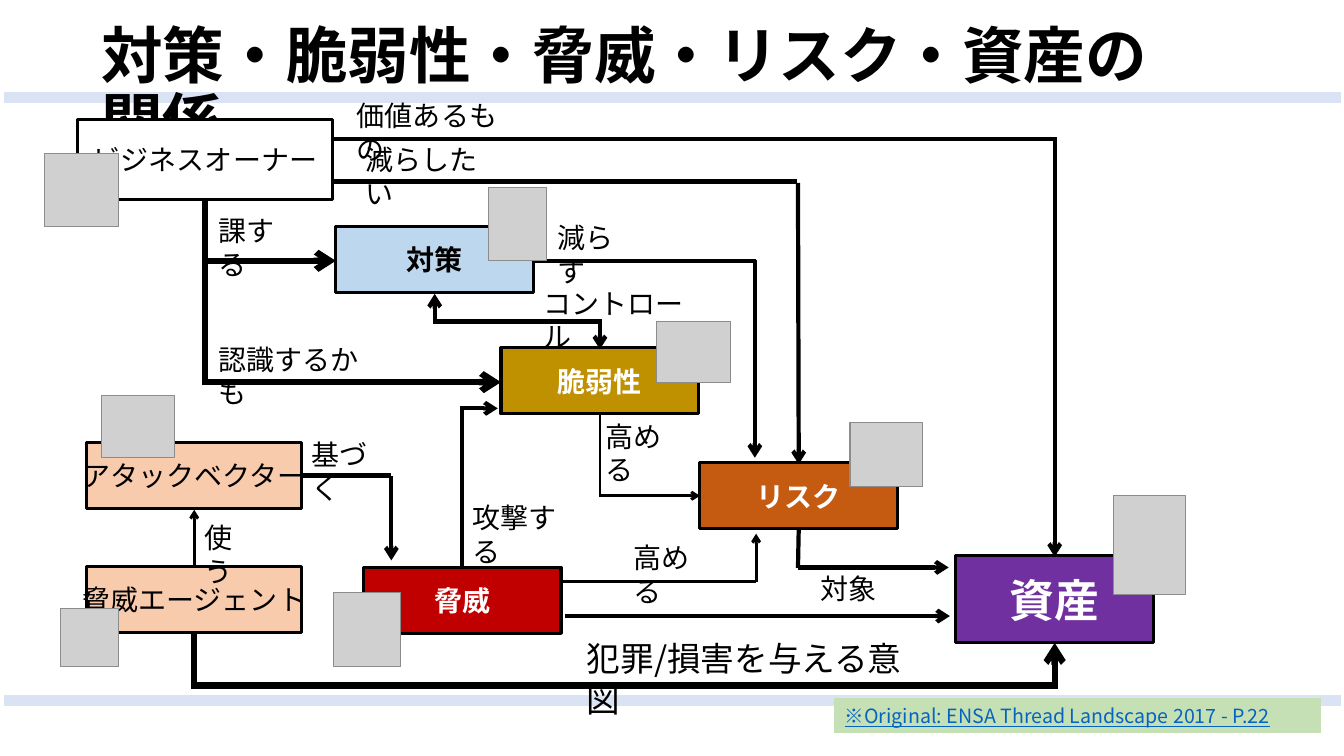
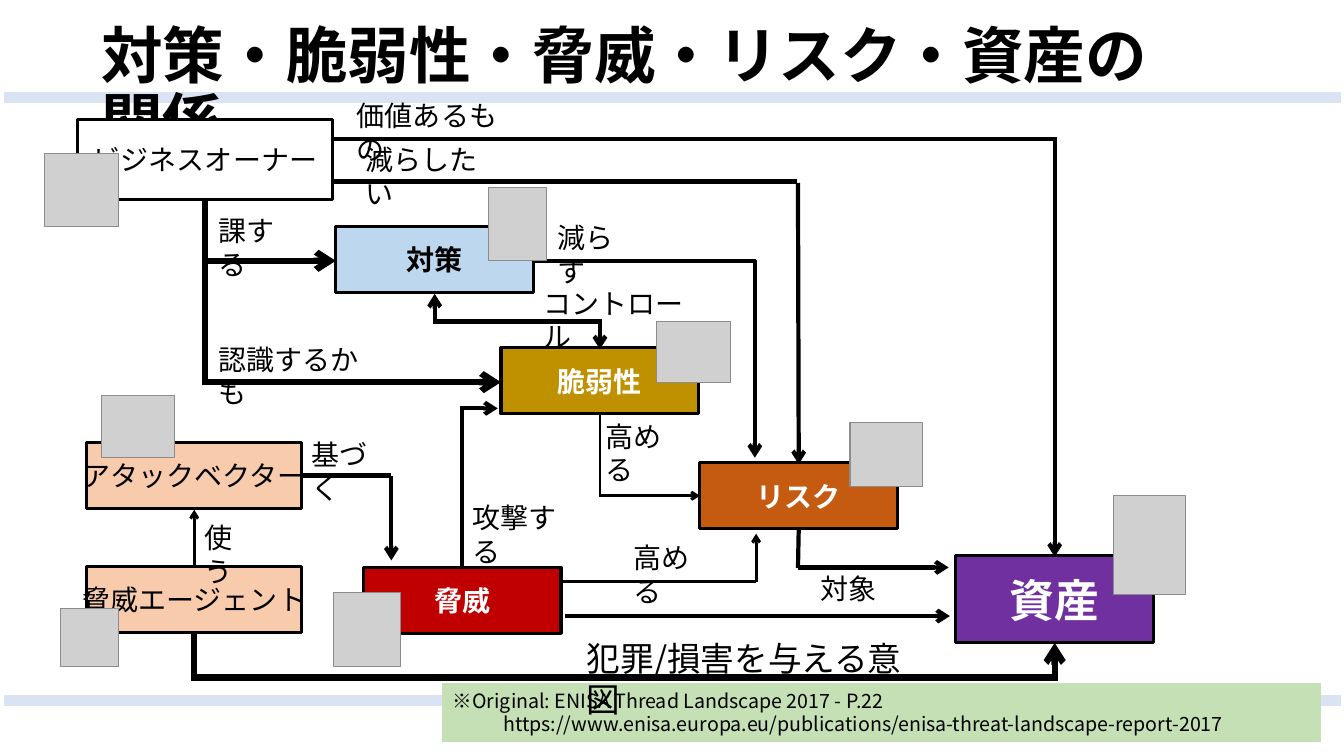
Before and after one commit to zash11o/Materials, a slide deck: slide 1 of Documents/OriginFormat/対策・脆弱性・脅威・リスク・資産の関係.pptx. Drawn at 1344x756 pixels with LibreOffice and Linux fonts; fonts in the diff are those of the drawing; grey boxes stand for pictures. Boxes give left, top, right and bottom in pixels: in the first picture for what was removed or moved away, otherwise in the second. Text is boxed around its words. In the diff, an @@ line names an element or a change of style, - is before the commit and + after.

```diff
--- a/Documents/OriginFormat/対策・脆弱性・脅威・リスク・資産の関係.pptx
+++ b/Documents/OriginFormat/対策・脆弱性・脅威・リスク・資産の関係.pptx
@@ elbow arrow (195, 632) - (1055, 643): route changed @@
@@ rectangle "※Original: ENISA Thread Landscape 2017 ...": place and size @@
-rectangle "※Original: ENISA Thread Landscape 2017 ..." at (835, 699, 1321, 732)
+rectangle "※Original: ENISA Thread Landscape 2017 ..." at (443, 684, 1320, 741)
@@ text in rectangle at (453, 688, 1223, 736): text changed; text colour #0563C1 to #000000 @@
-※Original: ENSA Thread Landscape 2017 - P.22
+※Original: ENISA Thread Landscape 2017 - P.22
+  https://www.enisa.europa.eu/publications/enisa-threat-landscape-report-2017
```
Also in this commit, not shown: 2 other files.
